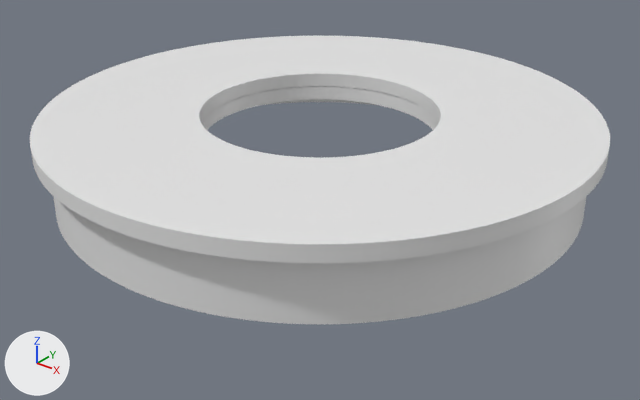
The Blender file blender/spacerTop.blend, before and after one commit.
One viewpoint serves both versions: a 50 mm lens placed at (0.0499, -0.0623, 0.0321), pointed at (0.001, -0.0012, -0.0058). Lighting does not change. The marker at lower left points along +X, +Y and +Z.

Before the edit, the objects in view are built like this:
```python
me_cylinder_001 = bpy.data.meshes.new('Cylinder.001')
me_cylinder_001.from_pydata(...)  # a 128-sided cylinder along z spanning x -0.06..0.06, y -0.06..0.06, z -0.003..0.0
me_cylinder_004 = bpy.data.meshes.new('Cylinder.004')
me_cylinder_004.from_pydata(...)  # a 128-sided cylinder along z spanning x -0.06..0.06, y -0.06..0.06, z 0.0..0.003
ob_cylinder = bpy.data.objects.new('Cylinder', me_cylinder_001)
ob_cylinder.location = (0.0, 0.0, 0.0015)
ob_cylinder.scale = (0.42, 0.42, 2.0)
_m = ob_cylinder.modifiers.new('Boolean', 'BOOLEAN')
_m.object = ob_cylinder_004
_m.solver = 'FLOAT'
_m = ob_cylinder.modifiers.new('Boolean.001', 'BOOLEAN')
_m.object = ob_cylinder_002
_m.solver = 'FLOAT'
ob_cylinder_001 = bpy.data.objects.new('Cylinder.001', me_cylinder_004)
ob_cylinder_001.location = (0.0, 0.0, 0.00139)
ob_cylinder_001.scale = (0.442, 0.442, 0.5)
_m = ob_cylinder_001.modifiers.new('Boolean', 'BOOLEAN')
_m.object = ob_cylinder_002
_m.solver = 'FLOAT'
```
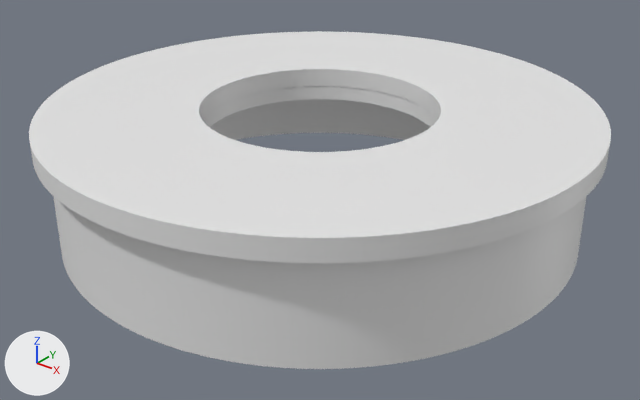
The change in detail:
Object 'Cylinder' (ob_cylinder) is rescaled from (0.42, 0.42, 2.0) to (0.42, 0.42, 3.33).
Object 'Cylinder.001' (ob_cylinder_001) is rescaled from (0.442, 0.442, 0.5) to (0.442, 0.442, 0.667).

Location of each change, (x1, y1, x2, y2) in pixels of the pictures (640 x 400 px):
'Cylinder.001', rescaled: before (30, 36, 610, 263); after (29, 31, 611, 263)
'Cylinder', rescaled (19% taller): before (53, 86, 587, 324); after (53, 86, 587, 369)
